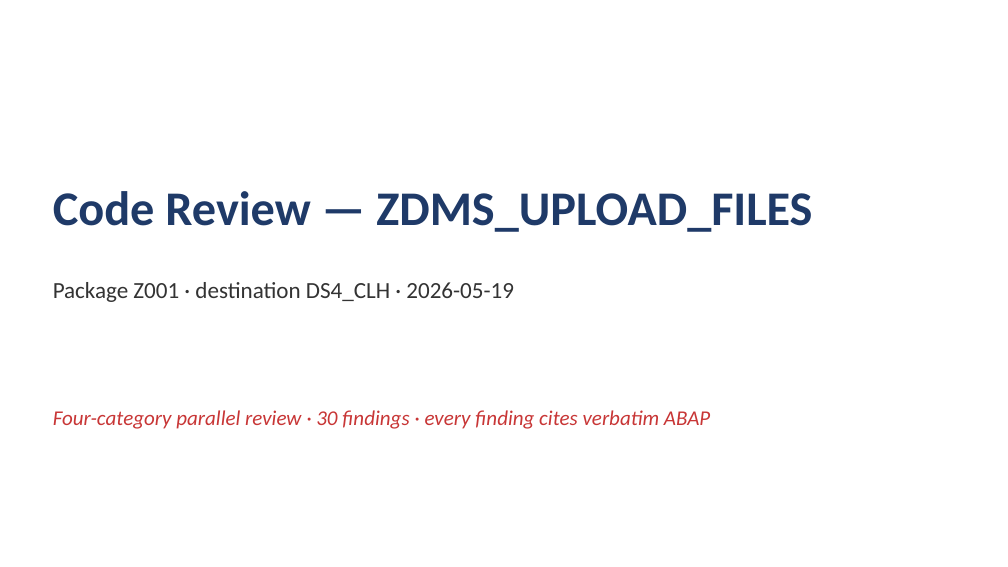
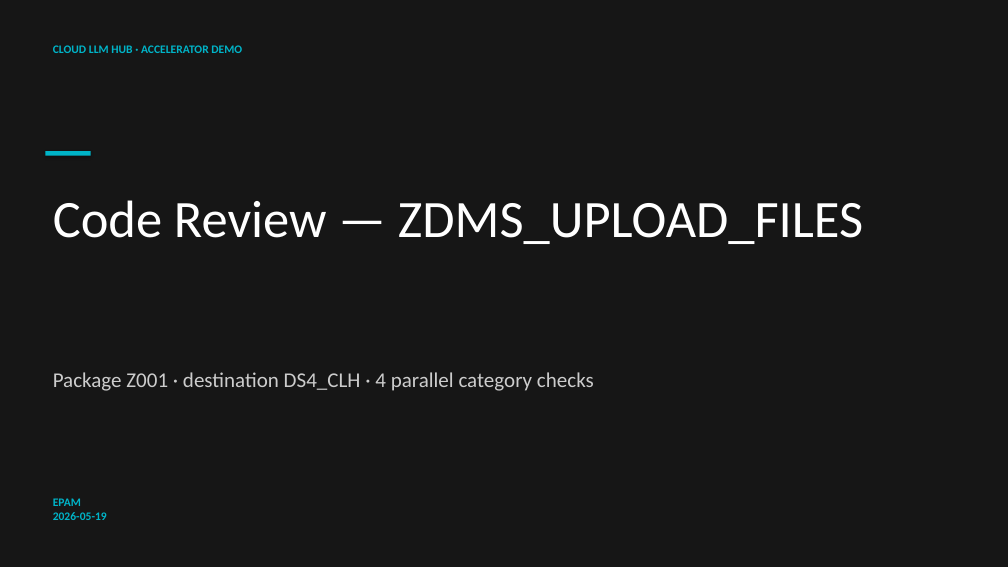
Before and after one commit to fr0ster/cloud-llm-hub, a slide deck: slide 1 of docs/tutorials/code-review/examples/ZDMS_UPLOAD_FILES/report.pptx. Drawn at 1008x567 pixels with LibreOffice and Linux fonts; fonts in the diff are those of the drawing. Boxes give left, top, right and bottom in pixels: in the first picture for what was removed or moved away, otherwise in the second. Text is boxed around its words. In the diff, an @@ line names an element or a change of style, - is before the commit and + after.

```diff
--- a/docs/tutorials/code-review/examples/ZDMS_UPLOAD_FILES/report.pptx
+++ b/docs/tutorials/code-review/examples/ZDMS_UPLOAD_FILES/report.pptx
@@ rectangle added at (x1=0, y1=0, x2=1008, y2=567), fill #161616 @@
@@ text added at (x1=53, y1=45, x2=242, y2=53), 11 pt, text #00B4C8, bold @@
+CLOUD LLM HUB · ACCELERATOR DEMO
@@ rectangle added at (x1=45, y1=151, x2=91, y2=156), fill #00B4C8 @@
@@ text "Code Review — ZDMS_UPLOAD_FILES" moved from (x1=53, y1=191, x2=812, y2=232) to (x1=53, y1=200, x2=863, y2=244) @@
@@ text "Code Review — ZDMS_UPLOAD_FILES" at (x1=53, y1=200, x2=863, y2=244): size 46 to 50 pt, text colour #1F3A68 to #FFFFFF, bold off @@
@@ text at (x1=53, y1=372, x2=594, y2=391): text changed; size 22 to 20 pt; text colour #333333 to #CCCCCC @@
-Package Z001 · destination DS4_CLH · 2026-05-19
+Package Z001 · destination DS4_CLH · 4 parallel category checks
@@ text removed at (x1=53, y1=410, x2=710, y2=429) @@
-Four-category parallel review · 30 findings · every finding cites verbatim ABAP
@@ text added at (x1=53, y1=498, x2=107, y2=520), 11 pt, text #00B4C8, bold @@
+EPAM
+2026-05-19
```
Also in this commit, not shown: 8 other slides changed, 23 other files.
